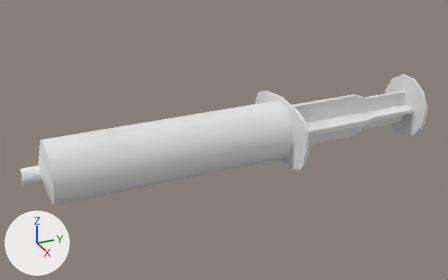
An edit to the FBX model care-up/Assets/_Models/Syringe50ml.fbx, drawn before and after from the same camera.
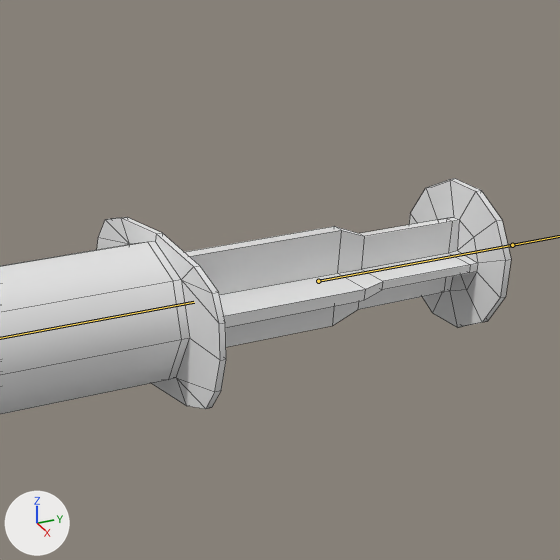
Each version is shown whole from a 50 mm lens placed at (0.319, -0.115, 0.159), pointed at (-0.003, 0.03, -0.002), then close up on the part from 48% to 100% of the width and 0% to 83% of the height. Lighting does not change. The marker at lower left points along +X, +Y and +Z. Both versions are drawn at frame 2398 of the action '50mlArmature|_50ml_syringe_sq_L_Lib'; the numbers are the values there. The bones that bend it are drawn over the model as lines in the close-ups. The close-ups show mesh edges as thin lines.

Names of what the first close-up shows: 'syringe_50mm_barrel', 'syringe_50mm_plunger'.
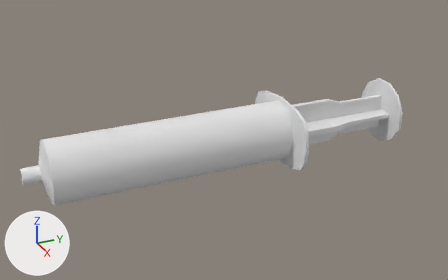
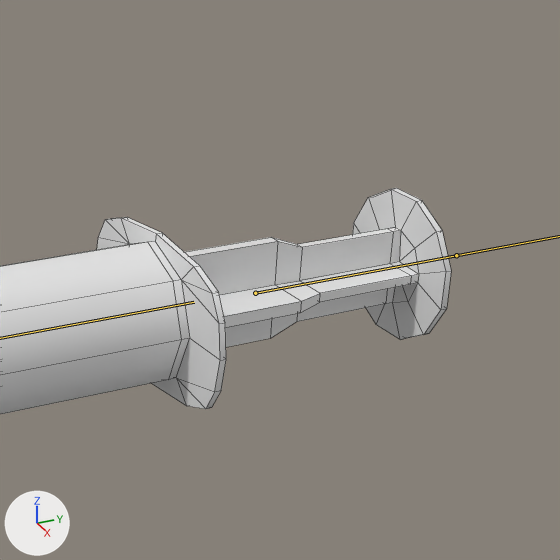
Boxes (x1, y1, x2, y2) around the edits, measured in the close-ups (560 x 560 px):
'syringe_50mm_plunger', posed: before (185, 179, 511, 347); after (185, 188, 451, 347)
bone 'PlungerBone', root to tip: before (318, 281) to (512, 245); after (255, 293) to (456, 255)

The change in detail:
Bone 'PlungerBone' (bone_plungerbone) moves from (0.0004, 0.0393, 0.0002) to (0.0004, 0.0186, 0.0002).
